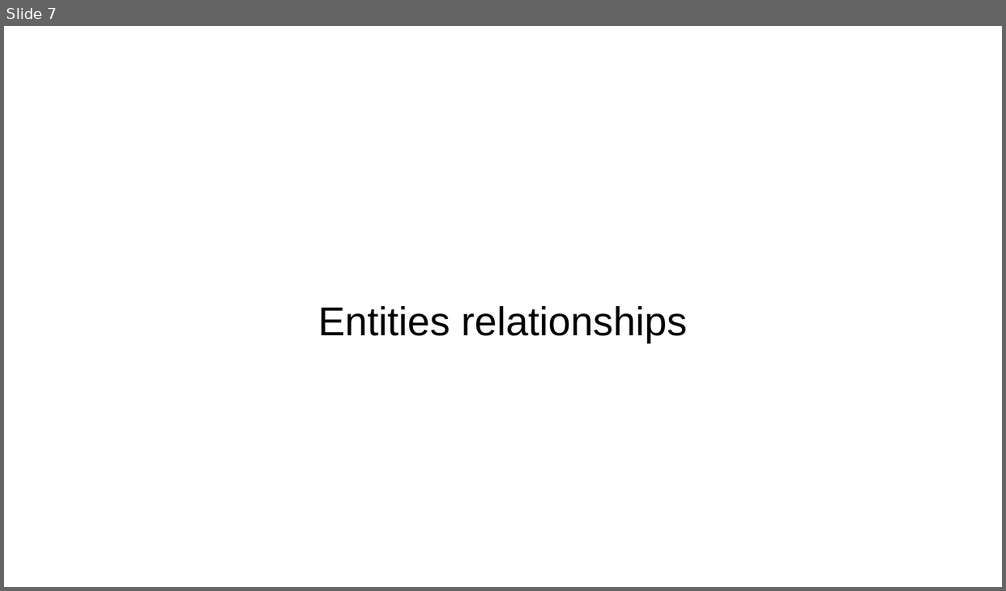
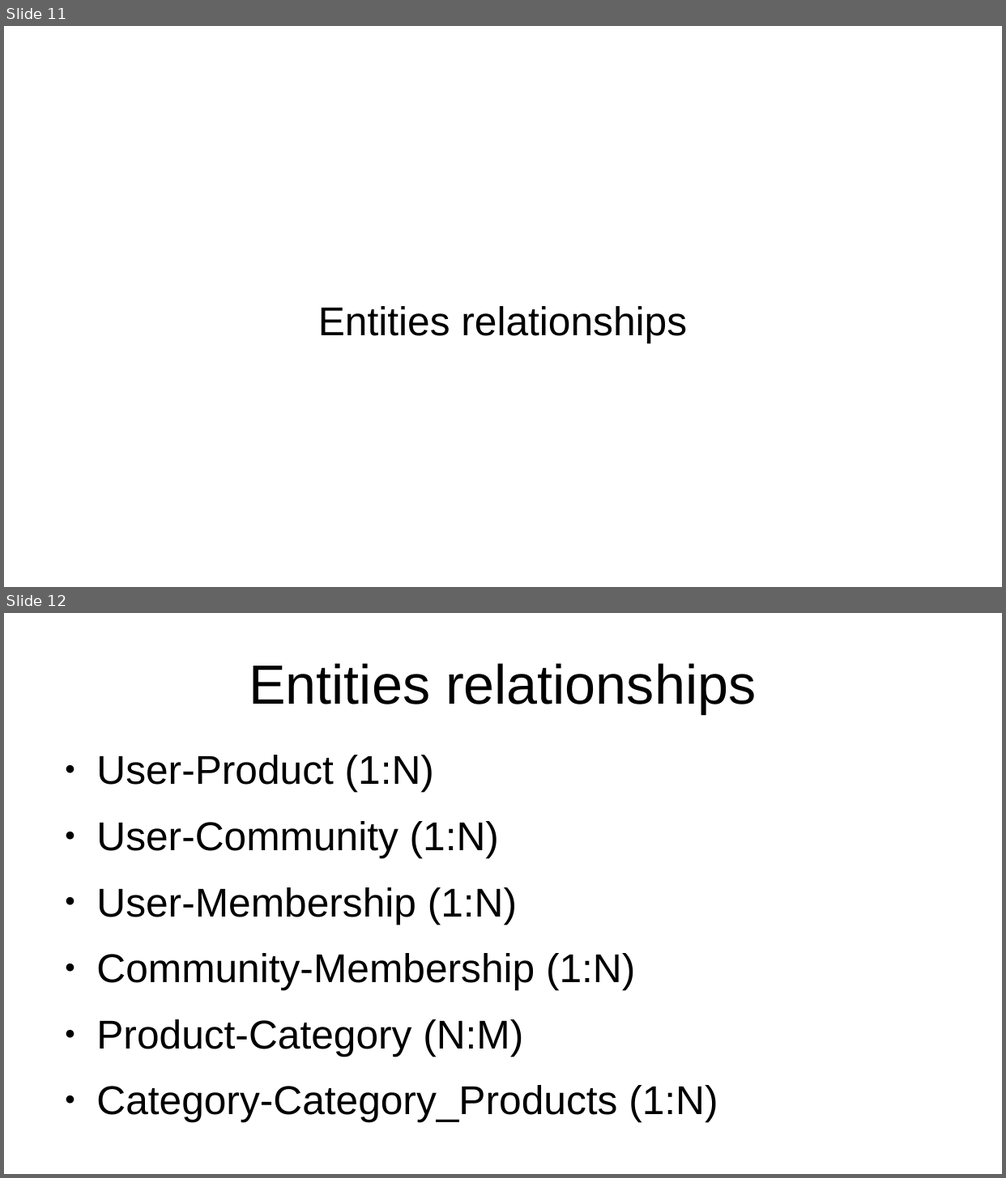
Before and after one commit to EmmaBroudic/Projet-Nooky, a slide deck: Pres.odp. Shown one above the other, each under a label of ours: slide 7 before the commit, slides 11 and 12 after it. The pictures are 1006x591 and 1006x1178 pixels, drawn with LibreOffice and Linux fonts; fonts in the diff are those of the drawing. Boxes give left, top, right and bottom in pixels: in the first picture for what was removed or moved away, otherwise in the second. Text is boxed around its words. In the diff, an @@ line names an element or a change of style, - is before the commit and + after.

```diff
--- a/Pres.odp
+++ b/Pres.odp
@@ slide 12 added at [4,613,1002,1174], background #FFFFFF @@
@@ title added at [249,663,756,714], 44 pt, text #000000 @@
+Entities relationships
@@ text added at [96,755,718,1122], 32 pt, text #000000 @@
+● User-Product (1:N)
+● User-Community (1:N)
+● User-Membership (1:N)
+● Community-Membership (1:N)
+● Product-Category (N:M)
+● Category-Category_Products (1:N)
@@ what was slide 7 is now slide 11 @@
```
Also in this commit, not shown: 2 slides changed, 6 other slides added, 2 slides removed, 2 other files.
